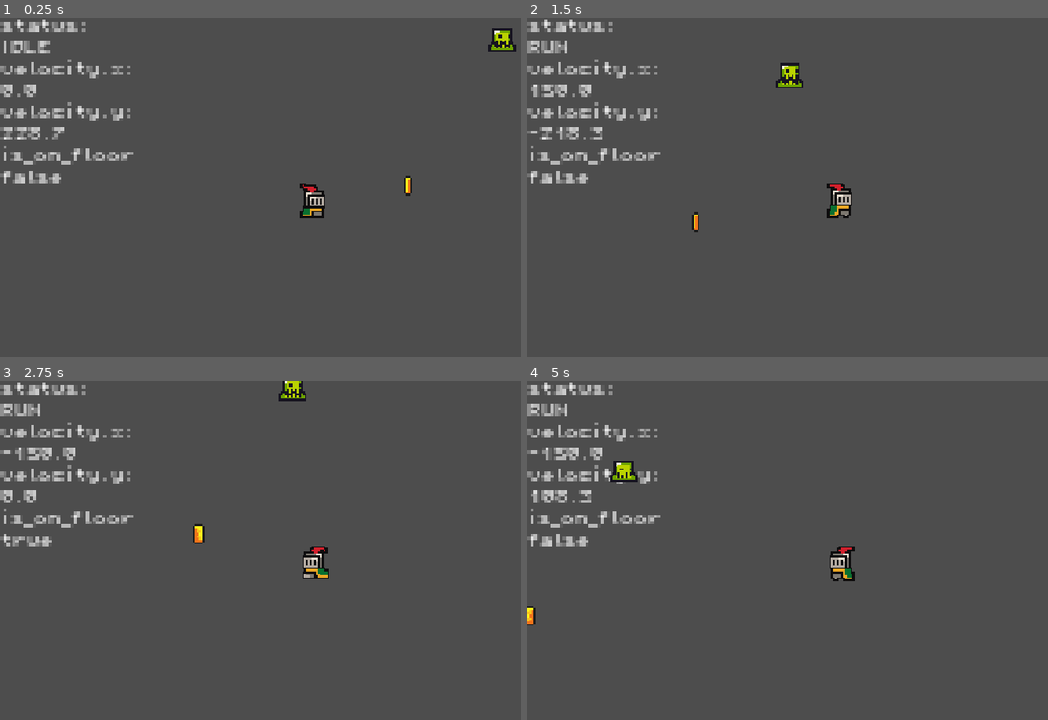
Above: before the commit, frames 1-4 (two rows, left to right).
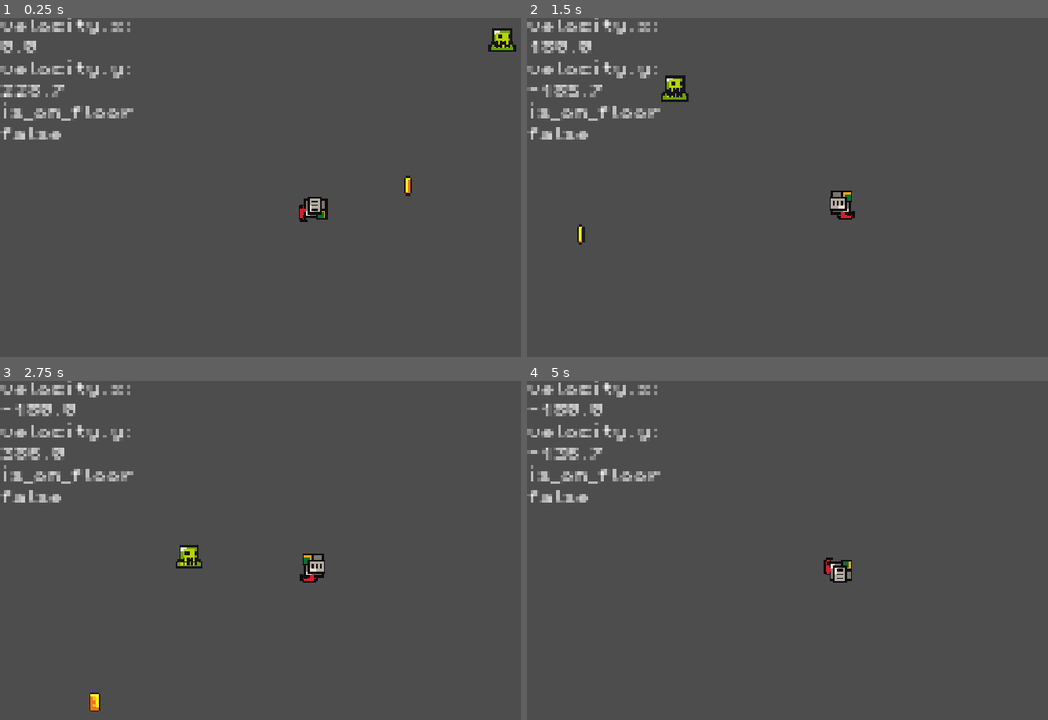
Above: after the commit, the same moments.

Repository: jsjzh/jump-game
Game: Godot game, scene res://src/sences/game.tscn
Same seed, same stepped clock (60 frames per second), same inputs: the game is played once before the commit and once after it. Sound files missing from this copy of the repository are replaced by a short silence.
Inputs:
- Up to frame 1 (0.25 s): no input
- Up to frame 2 (1.5 s): hold X (jump) 0.53-1.28 s; hold Right (right) from 0.53 s (still down); tap Z (roll) at 0.6 s; tap X (jump) at 1.35 s
- Up to frame 3 (2.75 s): tap X (jump) at 1.52, 1.82 s; tap Z (roll) at 1.55, 2.1 s; release Right (right) at 2.03 s; hold Left (left) from 2.03 s (still down); hold X (jump) from 2.03 s (still down)
- Up to frame 4 (5 s): release Left (left) at 2.78 s; release X (jump) at 2.78 s; hold Right (right) 2.78-4.28 s; tap Z (roll) at 2.85, 4.35 s; tap X (jump) at 3.02, 3.32, 4.52, 4.82 s; hold X (jump) 3.53-4.28 s; hold Left (left) from 4.28 s (still down)

The runs differ from the first frame. In frame 1, 3.0% of the frame differs, in the area x 0-63%, y 0-61%; in frame 2, 3.9%; in frame 3, 3.9%, in the area x 0-64%, y 0-98%; in frame 4, 3.3%.

Commit message:
feat: player 逻辑重构

Diff:
--- a/src/scriprts/player.gd
+++ b/src/scriprts/player.gd
@@ -2,28 +2,17 @@
 
 class_name Player
 
-enum Status {
-	IDLE,
-	RUN,
-	JUMP,
-	# ROLL,
-	DEAD,
-}
-
-@export_category("玩家状态")
-@export var initial_status: Status = Status.IDLE
+@export_category("调试状态")
 @export var debug_display_status: bool = true
 
 @export_category("玩家属性")
-@export var run_speed: float = 150.0 ## 移动速度
-@export var run_time: float = 0.2 ## 移动缓停时间
+@export var run_speed: float = 180.0 ## 移动速度
 @export var jump_velocity: float = 300.0 ## 跳跃高度
-@export var jump_max_count: int = 2 ## 跳跃次数
-@export var roll_speed: float = 200.0 ## 翻滚速度
-@export var roll_time: float = 0.5 ## 翻滚缓停时间
+# @export var jump_max_count: int = 2 ## 跳跃次数
+@export var roll_speed: float = 220.0 ## 翻滚速度
+@export var roll_time: float = 0.3 ## 翻滚缓停时间，这个时间必须和动画的时间匹配，比如动画有 5 个动画帧，那就意味着要 0.2 秒播完 5 个动画帧，等于 1 秒播完 25 个动画帧，也就是需要配置 animate_sprite 为 25FPS
 
 @onready var animated_sprite: AnimatedSprite2D = $AnimatedSprite2D
-@onready var roll_timer: Timer = $RollTimer
 @onready var status_label: Label = $StatusLabel
 
 @onready var audio_dead: AudioStreamPlayer = $Audio/Dead
@@ -31,255 +20,65 @@
 @onready var audio_roll: AudioStreamPlayer = $Audio/Roll
 @onready var audio_run: AudioStreamPlayer = $Audio/Run
 
-var current_status: Status = initial_status
-var previous_status: Status = initial_status
-var current_jump_count: int = 0
-var is_facing_right: bool = true
-# 原先是把 roll 放在 status 状态里维护
-# 但是想想，我为什么不能在 jump 的过程中 roll，那我如果在天空 roll 了
-# 那我应该是 jump 态还是 roll 态？
-# 所以，我还是把这个当成是标志位来处理
-var is_roll: bool = false
+var input_direction: Vector2 = Vector2.ZERO
+var is_press_jump: bool = false
+var is_press_roll: bool = false
+var roll_duration: float = 0.0
 
-var status_timer: float = 0.0
+func _input(event):
+	if event.is_action_pressed("jump"):
+		is_press_jump = true
+	if event.is_action_released("roll"):
+		roll_duration = roll_time
+		is_press_roll = true
 
-func _ready():
-	enter_status(current_status)
+func _process(_delta):
+	input_direction.x = Input.get_axis("left", "right")
 
 	if debug_display_status:
 		update_status_label()
 
-func _process(delta):
-	if status_timer > 0:
-		status_timer -= delta
+func _physics_process(delta):
+	if is_press_roll:
+		roll_duration -= delta
 
-	match current_status:
-		Status.IDLE:
-			handle_idle(delta)
-		Status.RUN:
-			handle_run(delta)
-		Status.JUMP:
-			handle_jump(delta)
-		Status.DEAD:
-			handle_dead(delta)
+	if is_press_jump:
+		velocity.y = - jump_velocity
 
-	if debug_display_status:
-		update_status_label()
+	if is_press_roll:
+		velocity.x = (-1 if animated_sprite.flip_h else 1) * roll_speed
+	else:
+		velocity.x = input_direction.x * run_speed
 
-func _physics_process(delta: float) -> void:
-	match current_status:
-		Status.IDLE:
-			pass
-		Status.RUN:
-			velocity.x = move_toward(velocity.x, 0, roll_speed / run_time * delta)
-		Status.JUMP:
-			pass
+	if !is_on_floor():
+		velocity.y += get_gravity().y * delta
 
-	apply_gravity(delta)
+	if input_direction.x < 0:
+		animated_sprite.flip_h = true
+	elif input_direction.x > 0:
+		animated_sprite.flip_h = false
+
+	if is_on_floor():
+		if is_press_roll:
+			animated_sprite.play("roll")
+		elif input_direction.x == 0:
+			animated_sprite.play("idle")
+		else:
+			animated_sprite.play("run")
+	else:
+		animated_sprite.play("jump")
+
 	move_and_slide()
 
-func handle_idle(_delta: float):
-	var input_direction = get_input_direction()
+	is_press_jump = false
 
-	if input_direction != 0 and is_on_floor():
-		change_status(Status.RUN)
-	elif Input.is_action_just_pressed("jump") and is_on_floor():
-		change_status(Status.JUMP)
-	# elif Input.is_action_just_pressed("roll") and is_on_floor():
-		# change_status(Status.ROLL)
-
-	if input_direction != 0:
-		change_facing_direction(input_direction > 0)
-
-func handle_run(_delta: float):
-	var input_direction = get_input_direction()
-
-	velocity.x = input_direction * run_speed
-
-	if input_direction == 0 and is_on_floor():
-		change_status(Status.IDLE)
-	elif Input.is_action_just_pressed("jump") and is_on_floor():
-		change_status(Status.JUMP)
-	# elif Input.is_action_just_pressed("roll") and is_on_floor():
-	# 	change_status(Status.ROLL)
-
-	if input_direction != 0:
-		change_facing_direction(input_direction > 0)
-
-func handle_jump(_delta: float):
-	var input_direction = get_input_direction()
-
-	velocity.x = input_direction * run_speed * 0.8
-	velocity.y = - jump_velocity
-
-	if is_on_floor():
-		if input_direction != 0:
-			change_status(Status.RUN)
-		elif input_direction == 0:
-			change_status(Status.IDLE)
-		# elif Input.is_action_just_pressed("roll"):
-		# 	change_status(Status.ROLL)
-	# else:
-	# 	if Input.is_action_just_pressed("roll"):
-	# 		change_status(Status.ROLL)
-
-	if input_direction != 0:
-		change_facing_direction(input_direction > 0)
-
-func handle_roll(_delta: float):
-	pass
-	# var input_direction = get_input_direction()
-
-	# var roll_direction = 1 if is_facing_right else -1
-	# velocity.x = roll_direction * roll_speed
-
-	# if is_on_floor():
-	# 	change_status(Status.IDLE)
-	# else:
-	# 	change_status(Status.JUMP)
-
-func handle_dead(_delta: float):
-	pass
-
-func change_status(new_status: Status):
-	if current_status == new_status:
-		return
-
-	exit_status(current_status)
-
-	previous_status = current_status
-	current_status = new_status
-
-	enter_status(new_status)
-
-	print("switch status: %s -> %s" % [Status.keys()[previous_status], Status.keys()[current_status]])
-
-func enter_status(status: Status):
-	status_timer = 0.0
-
-	match status:
-		Status.IDLE:
-			animated_sprite.play("idle")
-			# status_timer = 0.2
-		Status.RUN:
-			animated_sprite.play("run")
-			audio_run.play()
-		Status.JUMP:
-			animated_sprite.play("jump")
-			audio_jump.play()
-		# Status.ROLL:
-		# 	animated_sprite.play("roll")
-		# 	status_timer = roll_time
-			# audio_roll.play()
-		Status.DEAD:
-			animated_sprite.play("dead")
-			audio_dead.play()
-			# velocity = Vector2.ZERO
-			set_process_input(false)
-			# set_collision_layer_value(1, false)
-			# set_collision_mask_value(1, false)
-
-func exit_status(status: Status):
-	match status:
-		pass
-
-# func _physics_process(delta: float) -> void:
-# 	# match current_status:
-# 	# 	Status.DEAD:
-# 	# 		handle_dead(delta)
-# 	# 	Status.IDLE:
-# 	# 		handle_idle(delta)
-# 	# 	Status.JUMP:
-# 	# 		handle_jump(delta)
-# 	# 	Status.ROLL:
-# 	# 		handle_roll(delta)
-# 	# 	Status.RUN:
-# 	# 		handle_run(delta)
-# 	if current_status == Status.DEAD:
-# 		if !is_on_floor():
-# 			velocity.y += get_gravity().y * delta
-# 		velocity.x = 0
-# 	else:
-# 		# 如果不在地面上，就施加重力
-# 		if !is_on_floor():
-# 			if Input.is_action_just_pressed("jump") and current_jump_count < jump_max_count:
-# 				audio_jump.play()
-# 				current_jump_count += 1
-# 				velocity.y = - jump_velocity
-# 			velocity.y += get_gravity().y * delta
-# 		else:
-# 			current_jump_count = 0
-# 			if Input.is_action_just_pressed("jump"):
-# 				audio_jump.play()
-# 				velocity.y = - jump_velocity
-# 				current_jump_count += 1
-# 			if Input.is_action_just_pressed("roll"):
-# 				if current_status != Status.ROLL:
-# 					current_status = Status.ROLL
-# 					roll_timer.start(roll_time)
-
-# 		var direction = Input.get_axis("left", "right")
-
-# 		if direction:
-# 			if current_status == Status.ROLL:
-# 				# 这里不需要乘以 delta，因为下面的 move_and_slide() 会自动乘以 delta
-# 				velocity.x = direction * roll_speed
-# 			else:
-# 				# 这里不需要乘以 delta，因为下面的 move_and_slide() 会自动乘以 delta
-# 				velocity.x = direction * run_speed
-# 			if direction > 0:
-# 					animated_sprite.flip_h = false
-# 			else:
-# 				animated_sprite.flip_h = true
-# 		else:
-# 			if current_status == Status.ROLL:
-# 				# 这里需要乘以 delta，因为我算的是加速度，而加速度是每帧的加速度，所以需要乘以 delta
-# 				velocity.x = move_toward(velocity.x, 0, roll_speed / roll_time * delta)
-# 			else:
-# 				# 这里需要乘以 delta，因为我算的是加速度，而加速度是每帧的加速度，所以需要乘以 delta
-# 				velocity.x = move_toward(velocity.x, 0, run_speed / run_time * delta)
-
-# 	move_and_slide()
-# 	play_animate(velocity)
-
-# ============================== 工具函数 ==============================
-
-func get_input_direction() -> float:
-	return Input.get_axis("left", "right")
-
-func change_facing_direction(facing_right: bool):
-	if is_facing_right != facing_right:
-		is_facing_right = facing_right
-		animated_sprite.flip_h = not is_facing_right
-
-func apply_gravity(delta: float):
-	if not is_on_floor():
-			velocity.y += get_gravity().y * delta # 标准重力
-
-# func play_animate(speed: Vector2):
-# 	if current_status == Status.DEAD:
-# 		return
-# 	if is_on_floor():
-# 		if speed.x != 0:
-# 			if current_status == Status.ROLL:
-# 				animated_sprite.play("roll")
-# 			else:
-# 				animated_sprite.play("run")
-# 		else:
-# 			animated_sprite.play("idle")
-# 	else:
-# 		animated_sprite.play("jump")
+	if roll_duration <= 0:
+		is_press_roll = false
 
 func update_status_label():
 	if status_label:
-		status_label.text = "status: %s velocity.x: %.1f velocity.y: %.1f is_on_floor %s" % [Status.keys()[current_status], velocity.x, velocity.y, is_on_floor()]
-
-# ============================== 外部接口 ==============================
-
-func _on_roll_timer_timeout() -> void:
-	current_status = Status.IDLE
+		status_label.text = "velocity.x: %.1f velocity.y: %.1f is_on_floor %s" % [velocity.x, velocity.y, is_on_floor()]
 
 func on_attack_by_slime() -> void:
-	current_status = Status.DEAD
 	animated_sprite.play("dead")
 	audio_dead.play()
--- a/src/sences/player.tscn
+++ b/src/sences/player.tscn
@@ -210,7 +210,7 @@
 }],
 "loop": false,
 "name": &"roll",
-"speed": 10.0
+"speed": 16.7
 }, {
 "frames": [{
 "duration": 1.0,
@@ -281,8 +281,6 @@
 sprite_frames = SubResource("SpriteFrames_cevw7")
 animation = &"roll"
 autoplay = "idle"
-frame = 3
-frame_progress = 1.0
 
 [node name="CollisionShape2D" type="CollisionShape2D" parent="." unique_id=1542398045]
 position = Vector2(0, 6)
@@ -301,9 +299,6 @@
 [node name="Run" type="AudioStreamPlayer" parent="Audio" unique_id=778602321]
 stream = ExtResource("5_cevw7")
 autoplay = true
-
-[node name="RollTimer" type="Timer" parent="." unique_id=1350475507]
-one_shot = true
 
 [node name="StatusLabel" type="Label" parent="." unique_id=2072420841]
 offset_left = -160.0
@@ -314,5 +309,3 @@
 theme_override_font_sizes/font_size = 8
 vertical_alignment = 1
 autowrap_mode = 2
-
-[connection signal="timeout" from="RollTimer" to="." method="_on_roll_timer_timeout"]
